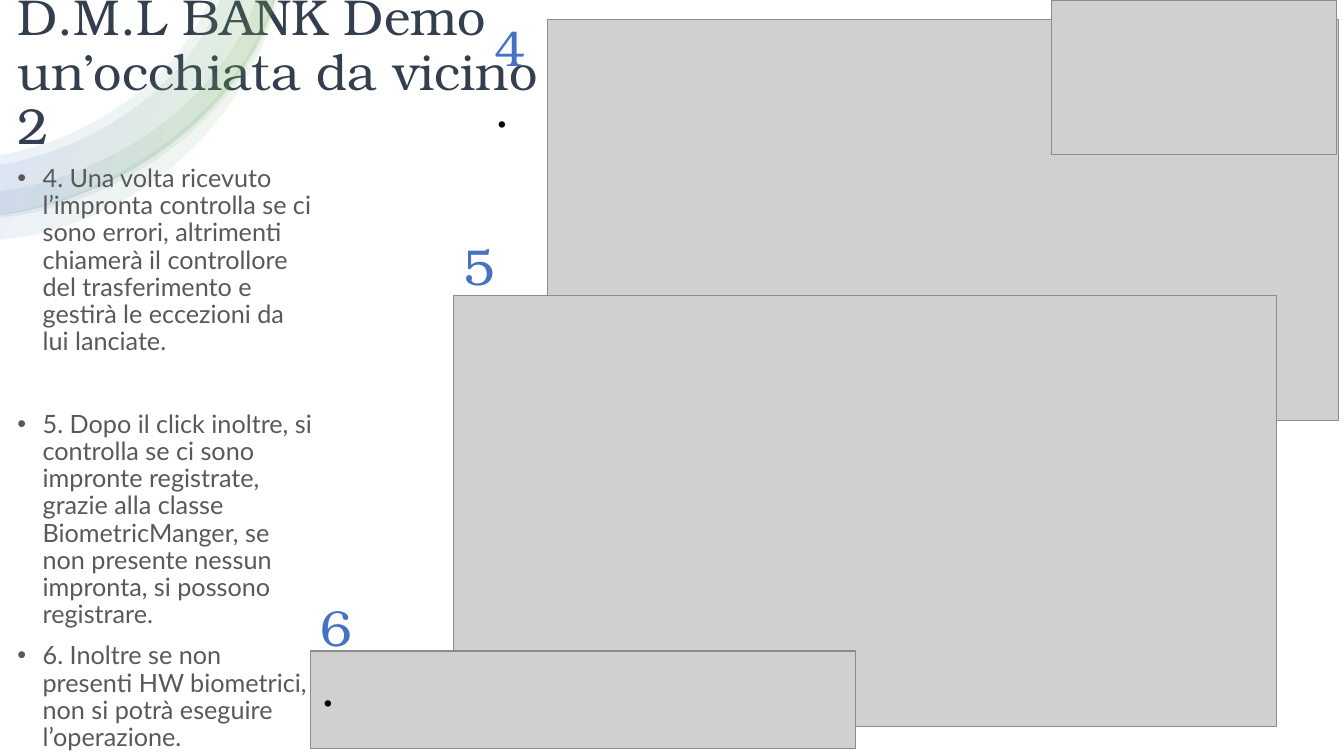
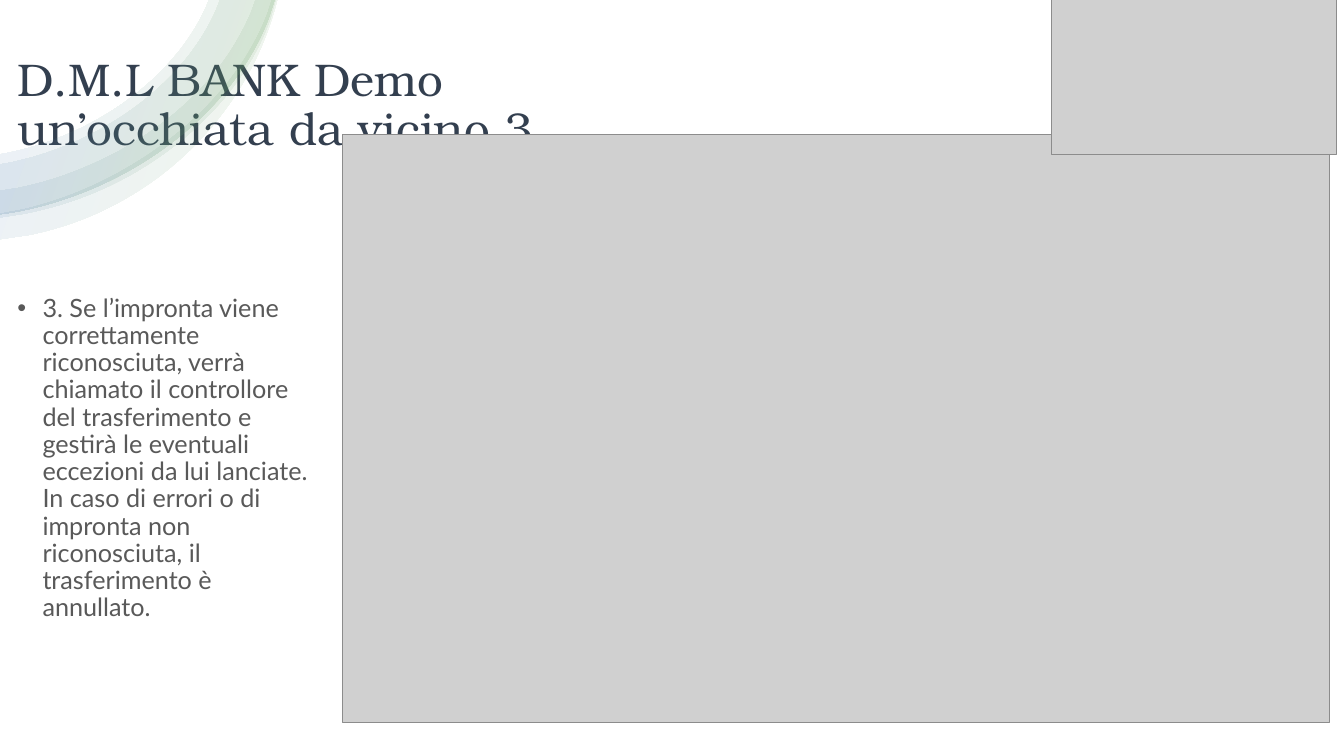
Before and after one commit to Torkin1/biometric_prompt_WALL-E, a slide deck: slide 5 of Demo.pptx. Drawn at 1344x756 pixels with LibreOffice and Linux fonts; fonts in the diff are those of the drawing; grey boxes stand for pictures. Boxes give left, top, right and bottom in pixels: in the first picture for what was removed or moved away, otherwise in the second. Text is boxed around its words. In the diff, an @@ line names an element or a change of style, - is before the commit and + after.

Commit message:
#25

```diff
--- a/Demo.pptx
+++ b/Demo.pptx
@@ fill gradient #FFFFFF to #70AD47 to #4472C4 to gradient #70AD47 to #4472C4; outline redrawn in 4 elements at (0,0,277,239), (0,0,275,215), (0,0,274,215), (0,0,275,218) @@
@@ picture removed at (547,20,1338,421) @@
@@ text removed at (495,31,526,78) @@
-4.
@@ text at (17,64,532,156): text changed; size 36 to 32.8 pt; text colour #333F50 to #333F4F @@
-D.M.L BANK Demo
-un’occhiata da vicino 2
+D.M.L BANK Demo
+un’occhiata da vicino 3
@@ picture: place and size @@
-picture at (453,295,1276,727)
+picture at (343,135,1330,723)
@@ text removed at (463,249,494,297) @@
-5.
@@ text at (43,298,307,616): text changed @@
-• 4. Una volta ricevuto l’impronta controlla se ci sono errori, altrimenti chiamerà il controllore del trasferimento e gestirà le eccezioni da lui lanciate.
-• 5. Dopo il click inoltre, si controlla se ci sono impronte registrate, grazie alla classe BiometricManger, se non presente nessun impronta, si possono registrare.
-• 6. Inoltre se non presenti HW biometrici, non si potrà eseguire l’operazione.
+• 3. Se l’impronta viene correttamente riconosciuta, verrà chiamato il controllore del trasferimento e gestirà le eventuali eccezioni da lui lanciate. In caso di errori o di impronta non riconosciuta, il trasferimento è annullato.
@@ text removed at (321,611,352,658) @@
-6.
@@ picture removed at (311,651,855,749) @@
```
Also in this commit, not shown: 2 other slides changed, 2 slides added, 2 slides removed.
